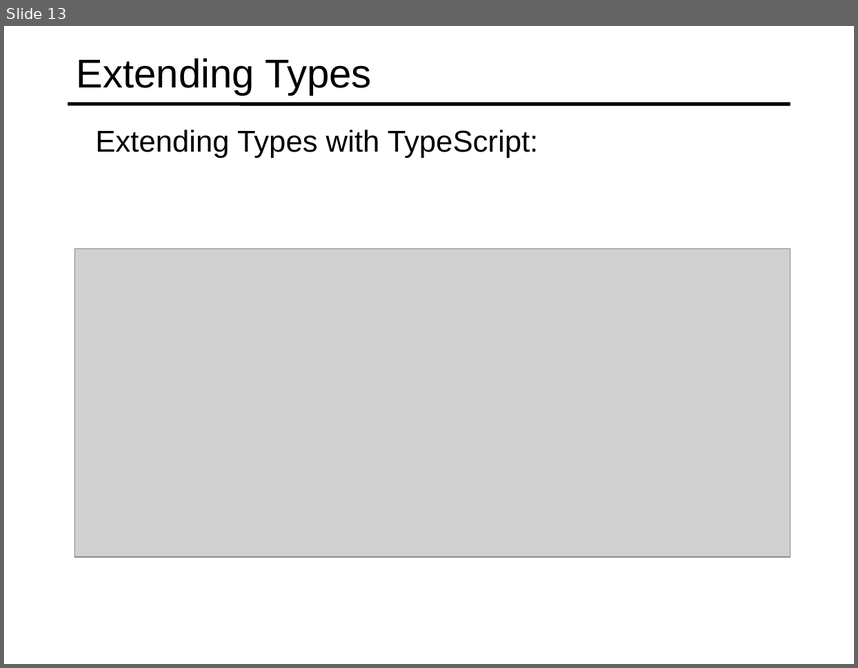
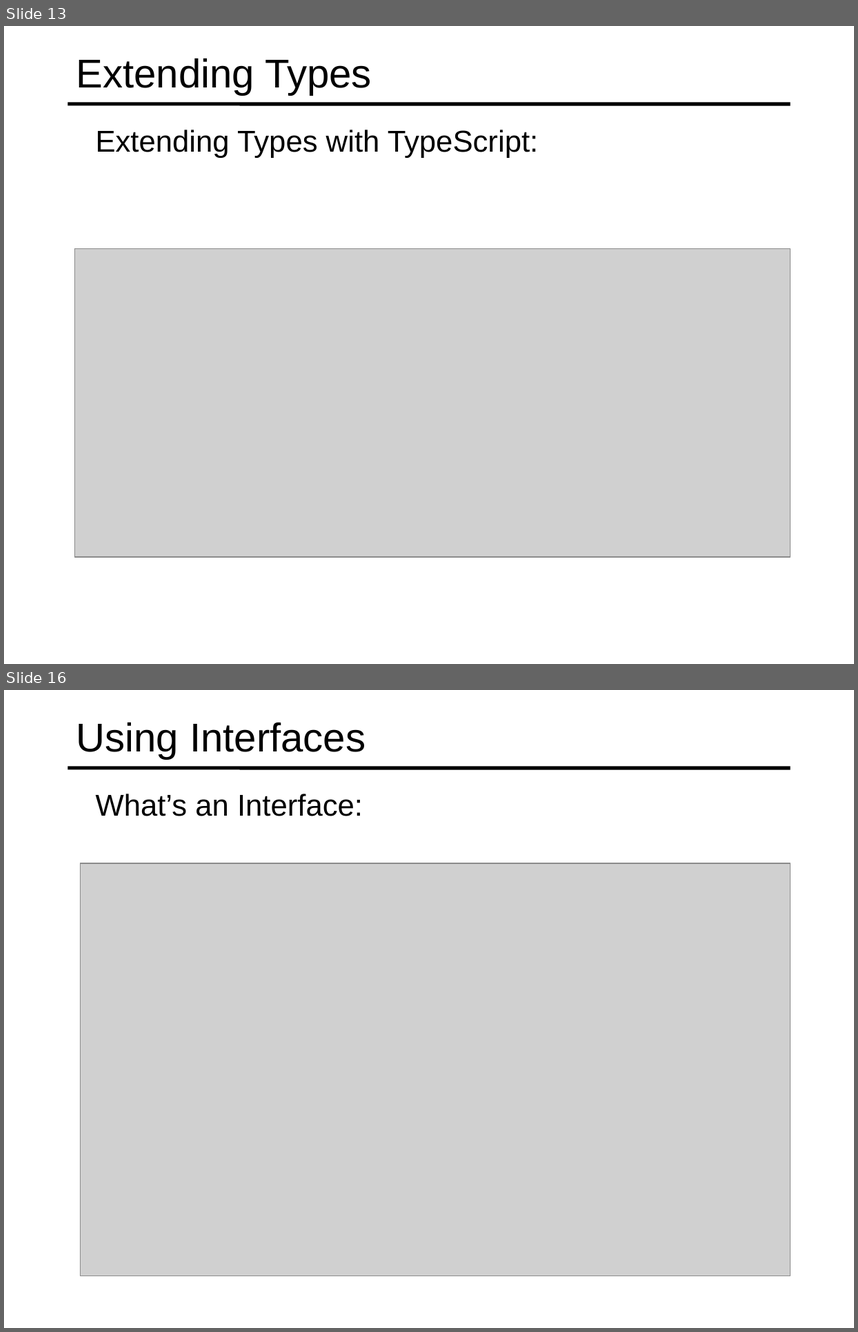
Before and after one commit to specter01wj/Jago_Link_Training, a slide deck: Angular/Angular7/TypeScript Fundamentals/3.Classes and Interfaces/L3_Classes and Interfaces.ppt. Shown one above the other, each under a label of ours: slide 13 before the commit, slides 13 and 16 after it; the slides between them are not shown. The pictures are 858x668 and 858x1332 pixels, drawn with LibreOffice and Linux fonts; fonts in the diff are those of the drawing; grey boxes stand for pictures. Boxes give left, top, right and bottom in pixels: in the first picture for what was removed or moved away, otherwise in the second. Text is boxed around its words. In the diff, an @@ line names an element or a change of style, - is before the commit and + after.

```diff
--- a/Angular/Angular7/TypeScript Fundamentals/3.Classes and Interfaces/L3_Classes and Interfaces.ppt
+++ b/Angular/Angular7/TypeScript Fundamentals/3.Classes and Interfaces/L3_Classes and Interfaces.ppt
@@ slide 16 added at (4,690,854,1328), background #FFFFFF; not listed: 1 template element that a slide beside it also shows @@
@@ title added at (76,722,366,759), 34 pt, text #000000 @@
+Using Interfaces
@@ text added at (96,793,363,816), 25.5 pt, text #000000 @@
+  What’s an Interface:
@@ picture added at (81,863,791,1276) @@
```
Also in this commit, not shown: 1 slide changed, 9 other slides added, 16 slides removed.
